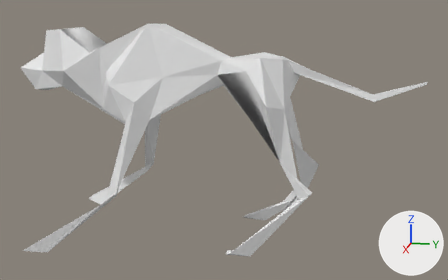
What one commit did to the FBX model Assets/Meshes/Enemy/wolf.fbx.
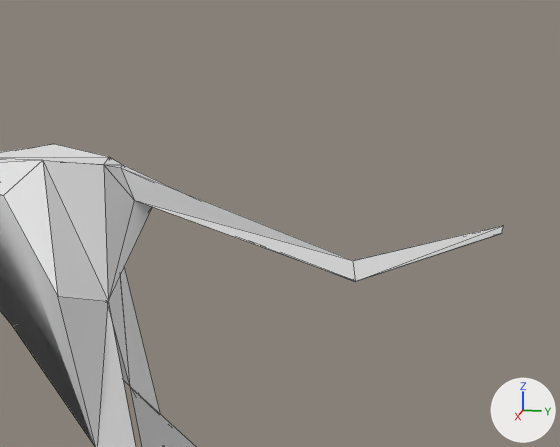
Old and new are each drawn whole from a camera (50 mm lens) standing at (2.232, 0.757, 0.947) and looking at (-0.009, 0.309, 0.387) and again close up on the part from 55% to 100% of the width and 0% to 58% of the height. Every picture has the same lights, and +X, +Y and +Z are marked at lower right. The older version's two pictures come first. The close-ups show mesh edges as thin lines.

Objects in the first close-up: 'wolf'.
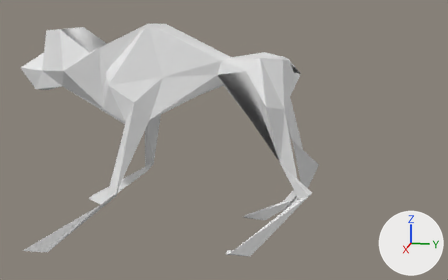
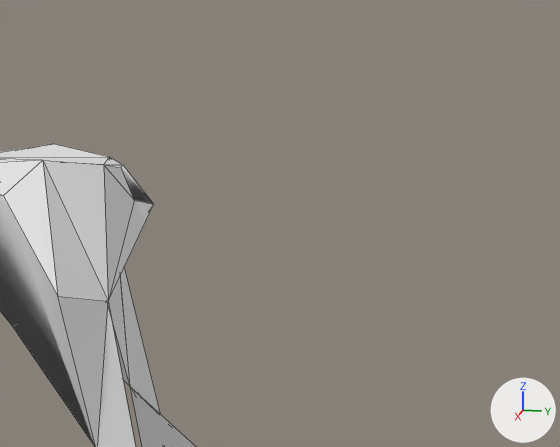
What changed in the scene script:
```text
Change me_wolf:
    used by ob_wolf; location = (0.0, 0.0, 0.0)
    remove me_wolf.from_pydata(...)  # 111 vertices, 202 faces; spans x -0.33..0.31, y -0.47..1.03, z 0.0..0.82
    add me_wolf.from_pydata(...)  # 103 vertices, 186 faces; spans x -0.33..0.31, y -0.47..0.66, z 0.0..0.82
    me_wolf part 1
    8 vertices are removed from x -0.02..0.01, y 0.84..1.03, z 0.55..0.63
    17 faces are deleted
    1 new face joins them
```

What differs and where, as boxes (x1, y1, x2, y2) in the close-ups (560 x 447 px):
'wolf', reshaped
    before: (0, 144, 504, 447)
    after: (0, 144, 195, 447)
part 1 of me_wolf, cut back
    before: (121, 165, 504, 282)
    after: (121, 165, 153, 204)
